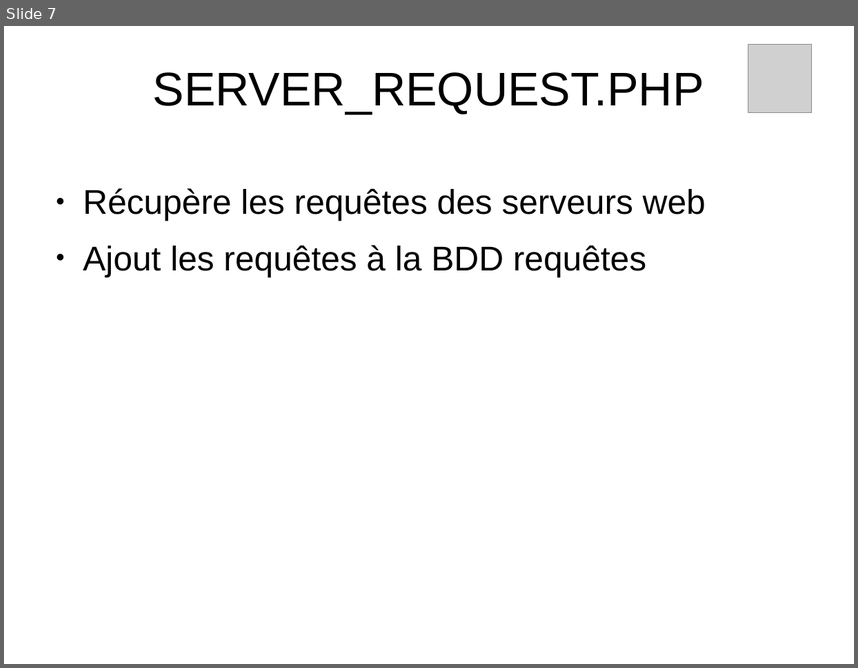
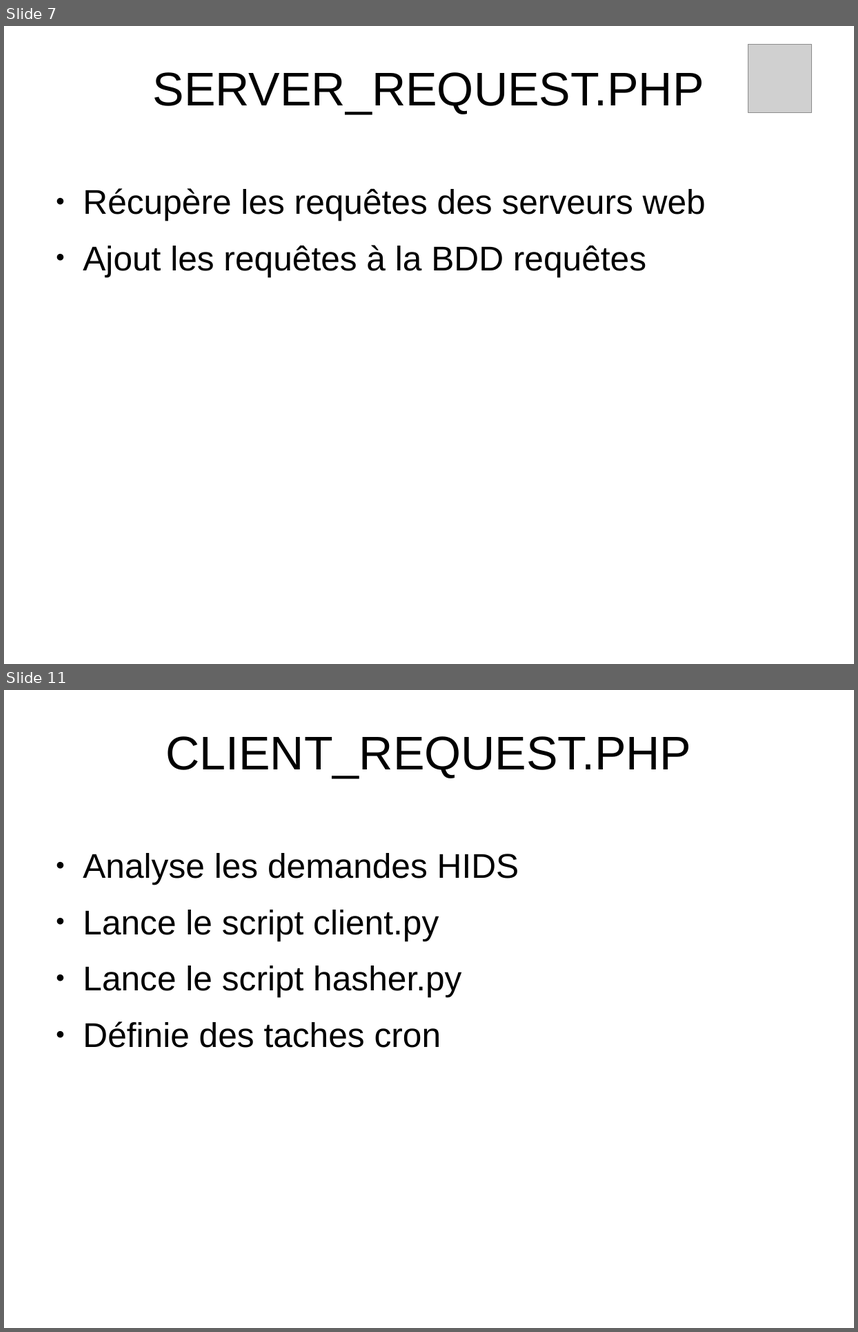
Before and after one commit to maximecohen2/secu_b3_TP-lab2, a slide deck: doc/Infrastructure.odp. Shown one above the other, each under a label of ours: slide 7 before the commit, slides 7 and 11 after it; the slides between them are not shown. The pictures are 858x668 and 858x1332 pixels, drawn with LibreOffice and Linux fonts; fonts in the diff are those of the drawing; grey boxes stand for pictures; background and template pictures are left out. Boxes give left, top, right and bottom in pixels: in the first picture for what was removed or moved away, otherwise in the second. Text is boxed around its words. In the diff, an @@ line names an element or a change of style, - is before the commit and + after.

```diff
--- a/doc/Infrastructure.odp
+++ b/doc/Infrastructure.odp
@@ slide 11 added at bbox=[4, 690, 854, 1328], background picture (left out) @@
@@ title added at bbox=[165, 736, 691, 778], 44 pt, text #000000 @@
+CLIENT_REQUEST.PHP
@@ text added at bbox=[83, 853, 519, 1047], 32 pt, text #000000 @@
+● Analyse les demandes HIDS
+● Lance le script client.py
+● Lance le script hasher.py
+● Définie des taches cron
```
Also in this commit, not shown: 5 slides changed, 3 other slides added.
